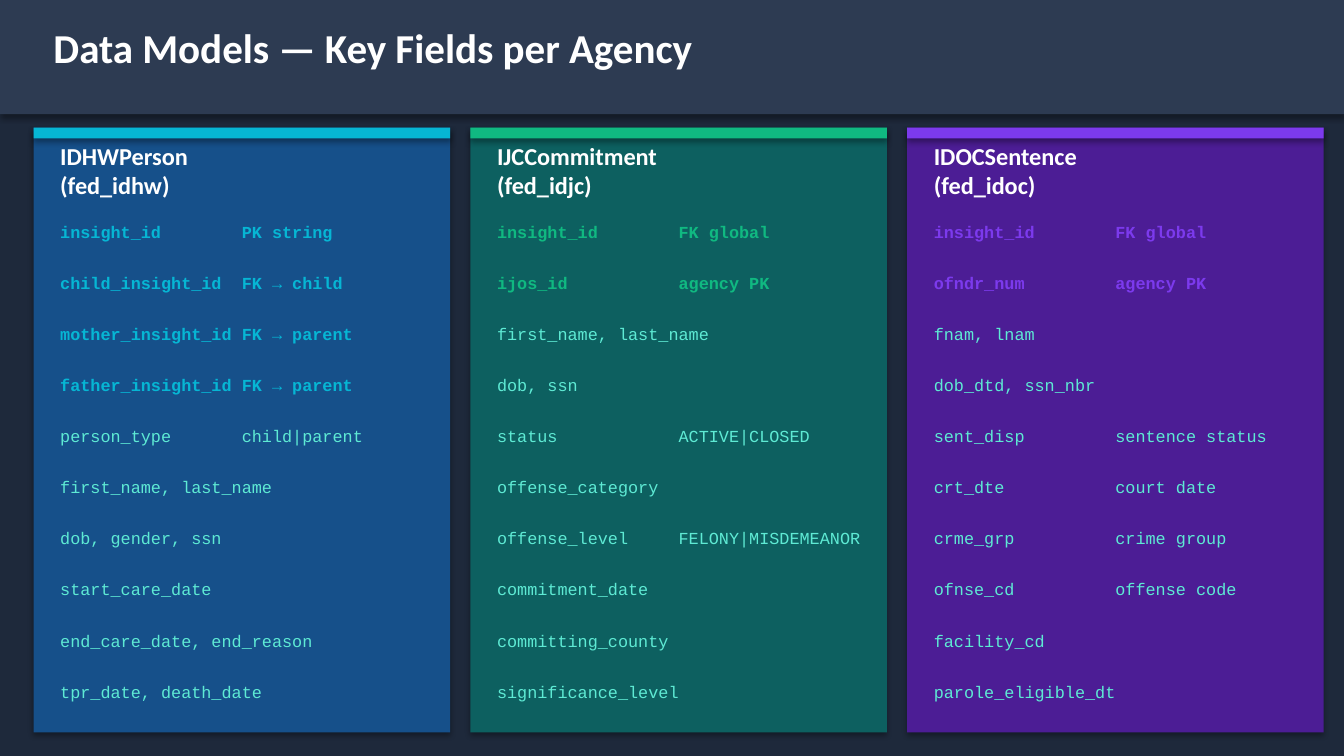
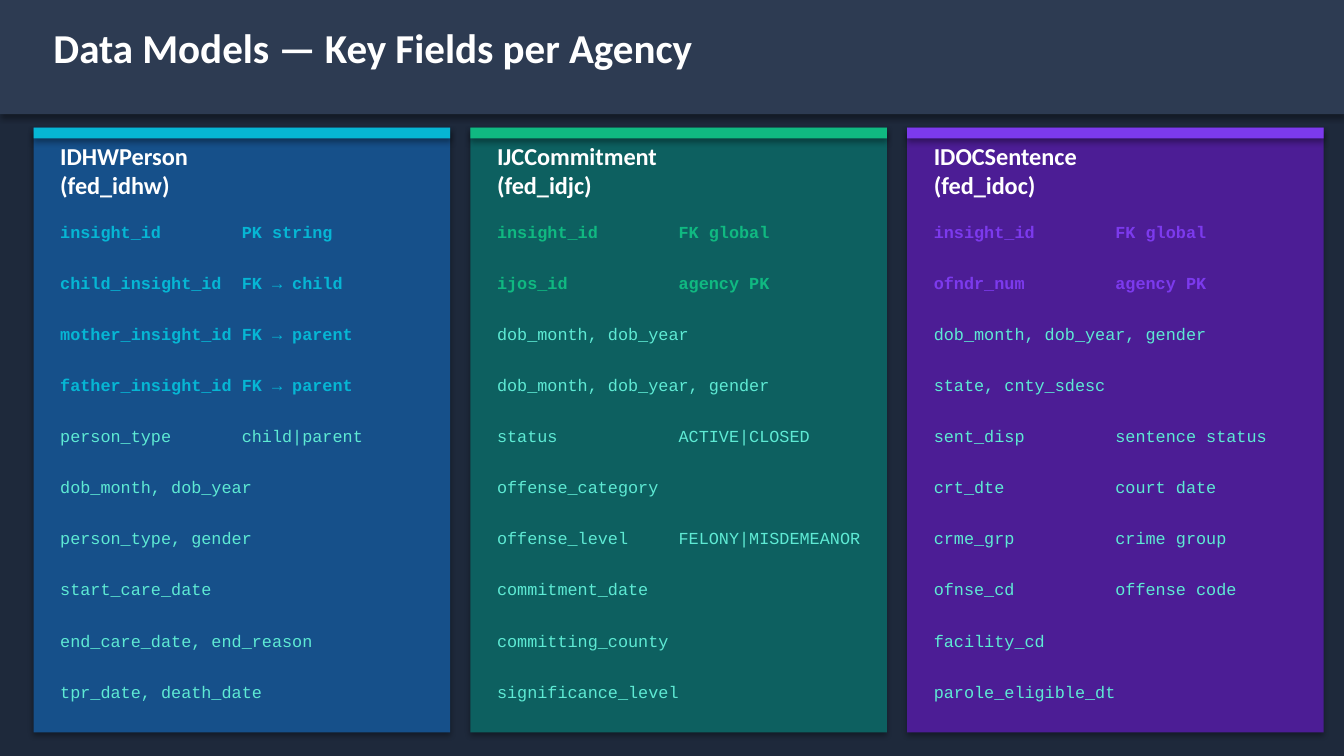
Before and after one commit to mtmowery/SCO-Federated-Swarm, a slide deck: slide 7 of docs/Idaho_AI_Technical_Deck.pptx. Drawn at 1344x756 pixels with LibreOffice and Linux fonts; fonts in the diff are those of the drawing. Boxes give left, top, right and bottom in pixels: in the first picture for what was removed or moved away, otherwise in the second. Text is boxed around its words. In the diff, an @@ line names an element or a change of style, - is before the commit and + after.

```diff
--- a/docs/Idaho_AI_Technical_Deck.pptx
+++ b/docs/Idaho_AI_Technical_Deck.pptx
@@ text at bbox=[497, 328, 689, 344]: text changed @@
-first_name, last_name
+dob_month, dob_year
@@ text at bbox=[934, 328, 1207, 344]: text changed @@
-fnam, lnam
+dob_month, dob_year, gender
@@ text at bbox=[497, 379, 770, 395]: text changed @@
-dob, ssn
+dob_month, dob_year, gender
@@ text at bbox=[934, 379, 1105, 395]: text changed @@
-dob_dtd, ssn_nbr
+state, cnty_sdesc
@@ text at bbox=[60, 481, 252, 497]: text changed @@
-first_name, last_name
+dob_month, dob_year
@@ text at bbox=[60, 532, 252, 548]: text changed @@
-dob, gender, ssn
+person_type, gender
```
Also in this commit, not shown: 7 other slides changed, 1 slide removed, 35 other files.
